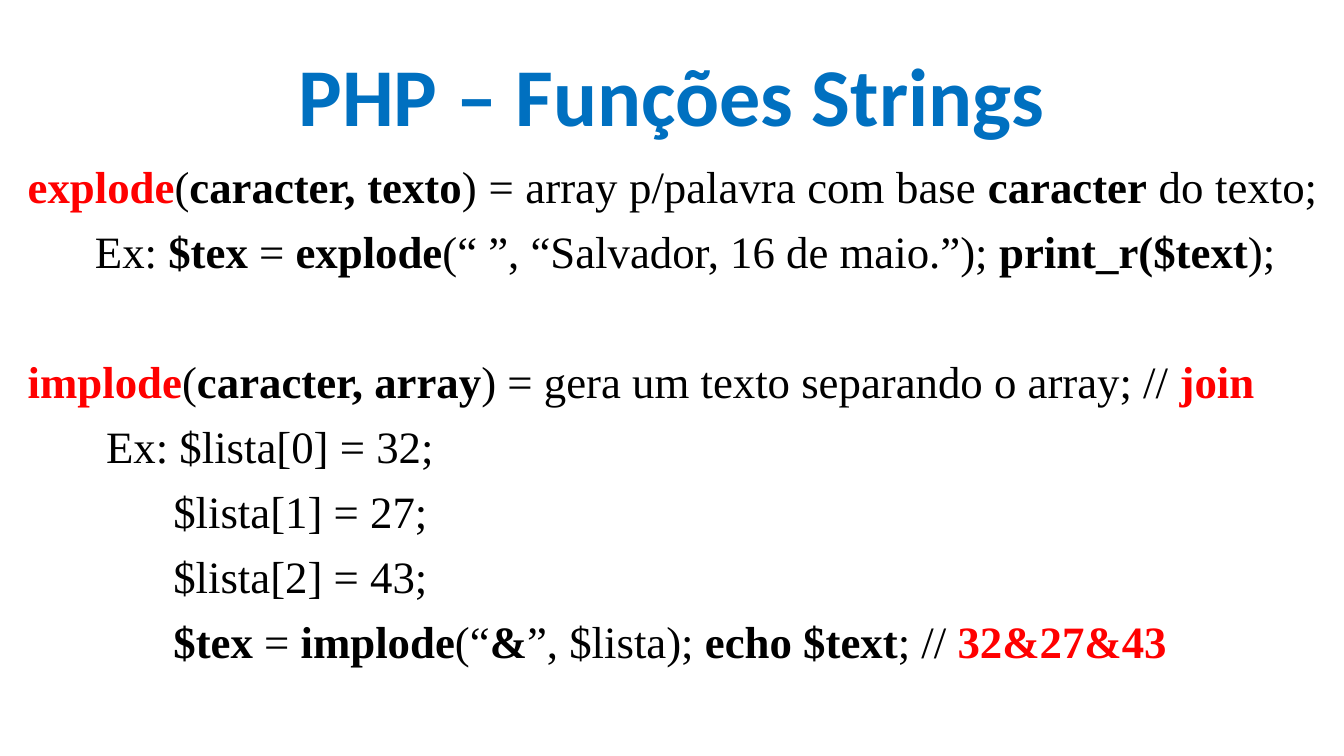
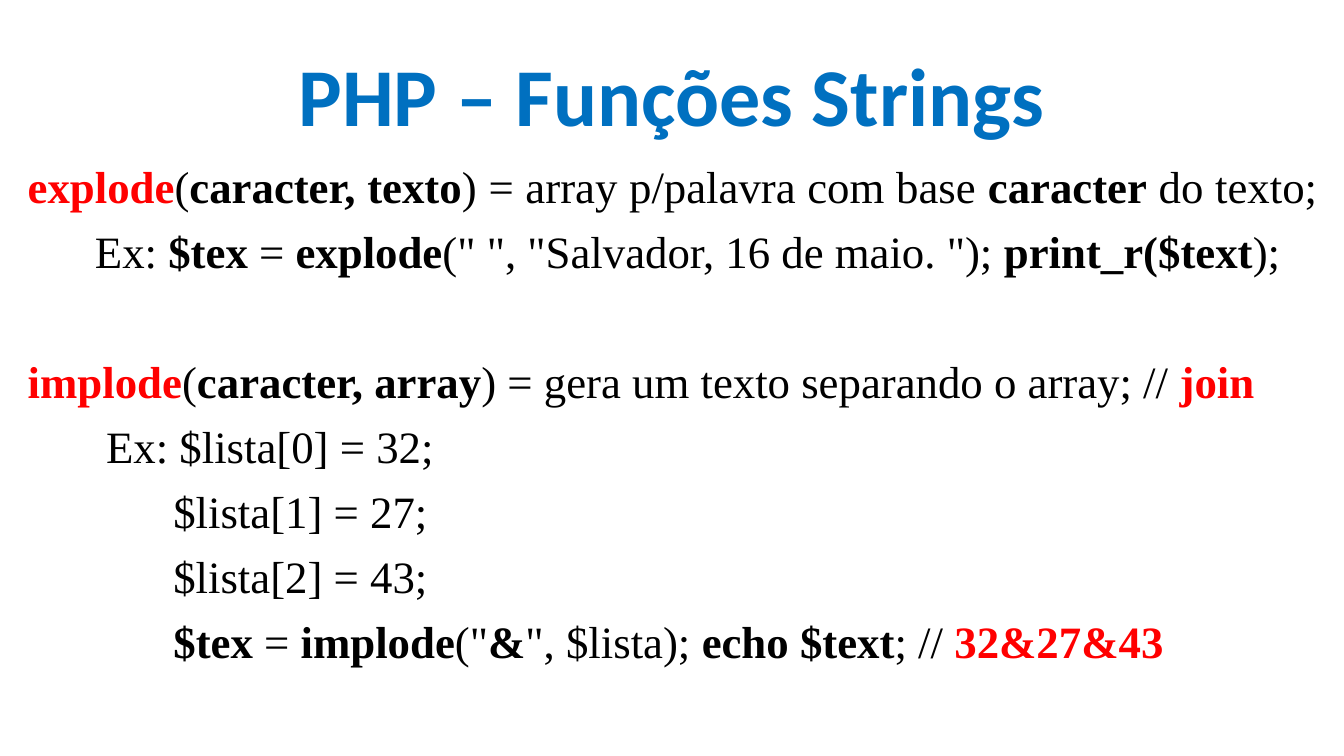
Before and after one commit to CloudEducationBrazil/WydenDesenvolvimentoWebPHP, a slide deck: slide 35 of 01 Classes/Aula 12 e 13 Desenvolvimento Web PHP - PHP.pptx. Drawn at 1344x756 pixels with LibreOffice and Linux fonts; fonts in the diff are those of the drawing; background and template pictures are left out. Boxes give left, top, right and bottom in pixels: in the first picture for what was removed or moved away, otherwise in the second. Text is boxed around its words. In the diff, an @@ line names an element or a change of style, - is before the commit and + after.

```diff
--- a/01 Classes/Aula 12 e 13 Desenvolvimento Web PHP - PHP.pptx
+++ b/01 Classes/Aula 12 e 13 Desenvolvimento Web PHP - PHP.pptx
@@ text at (95,235,1280,278): text changed @@
-Ex: $tex = explode(“ ”, “Salvador, 16 de maio.”); print_r($text);
+Ex: $tex = explode(" ", "Salvador, 16 de maio. "); print_r($text);
@@ text at (173,625,1163,668): text changed @@
-$tex = implode(“&”, $lista); echo $text; // 32&27&43
+$tex = implode("&", $lista); echo $text; // 32&27&43
```
Also in this commit, not shown: 36 other slides changed, 1 other file.
